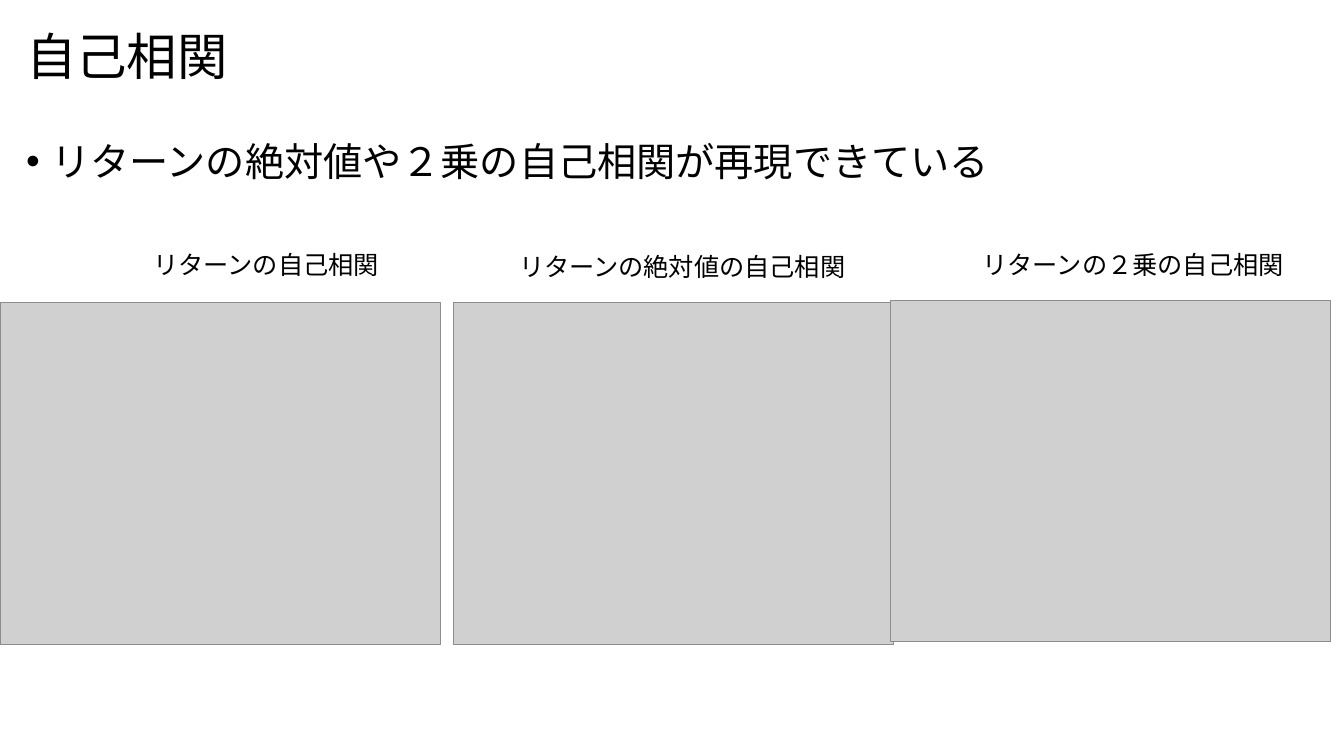
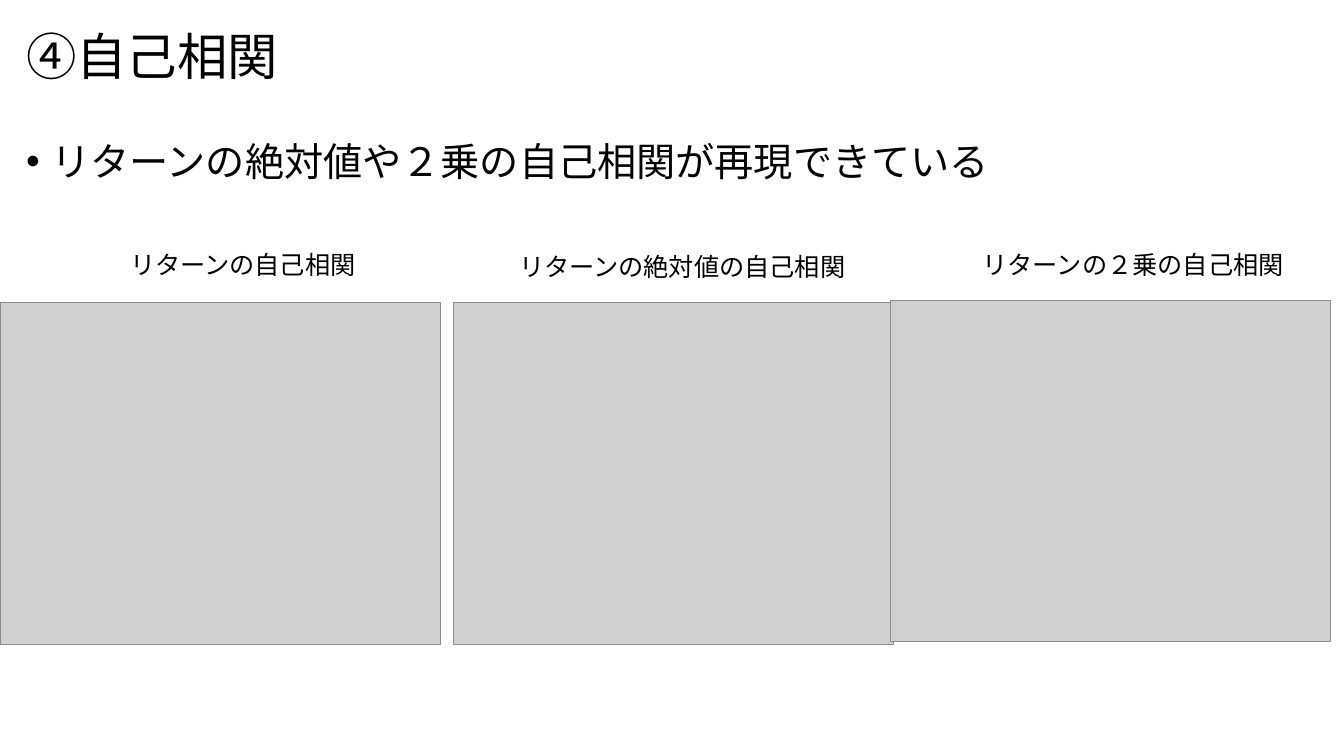
Before and after one commit to nakayasu720/report, a slide deck: slide 20 of 時系列データの生成.pptx. Drawn at 1344x756 pixels with LibreOffice and Linux fonts; fonts in the diff are those of the drawing; grey boxes stand for pictures. Boxes give left, top, right and bottom in pixels: in the first picture for what was removed or moved away, otherwise in the second. Text is boxed around its words. In the diff, an @@ line names an element or a change of style, - is before the commit and + after.

```diff
--- a/時系列データの生成.pptx
+++ b/時系列データの生成.pptx
@@ title at bbox=[26, 32, 278, 80]: text changed @@
-自己相関
+④自己相関
@@ text "リターンの自己相関": place and size @@
-text "リターンの自己相関" at bbox=[153, 252, 379, 276]
+text "リターンの自己相関" at bbox=[130, 252, 356, 276]
```
Also in this commit, not shown: 17 other slides changed, 5 slides added, 3 slides removed.
